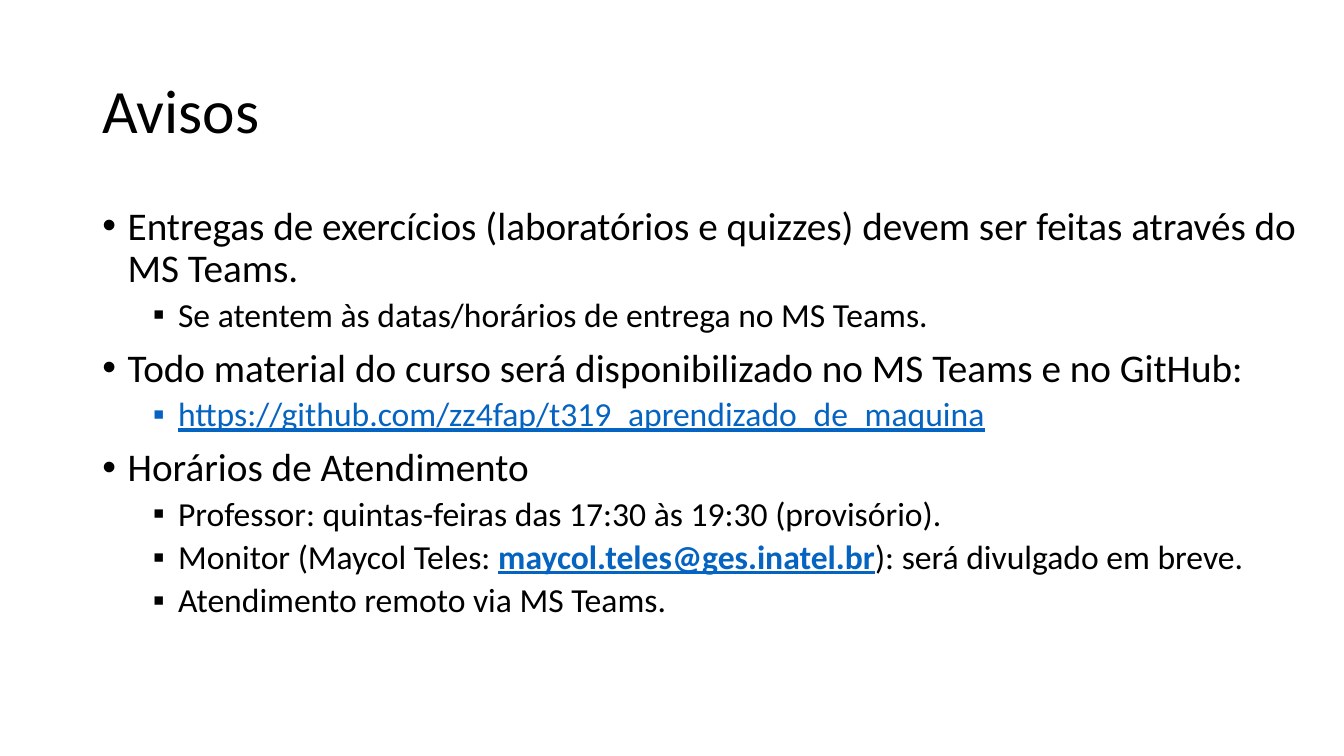
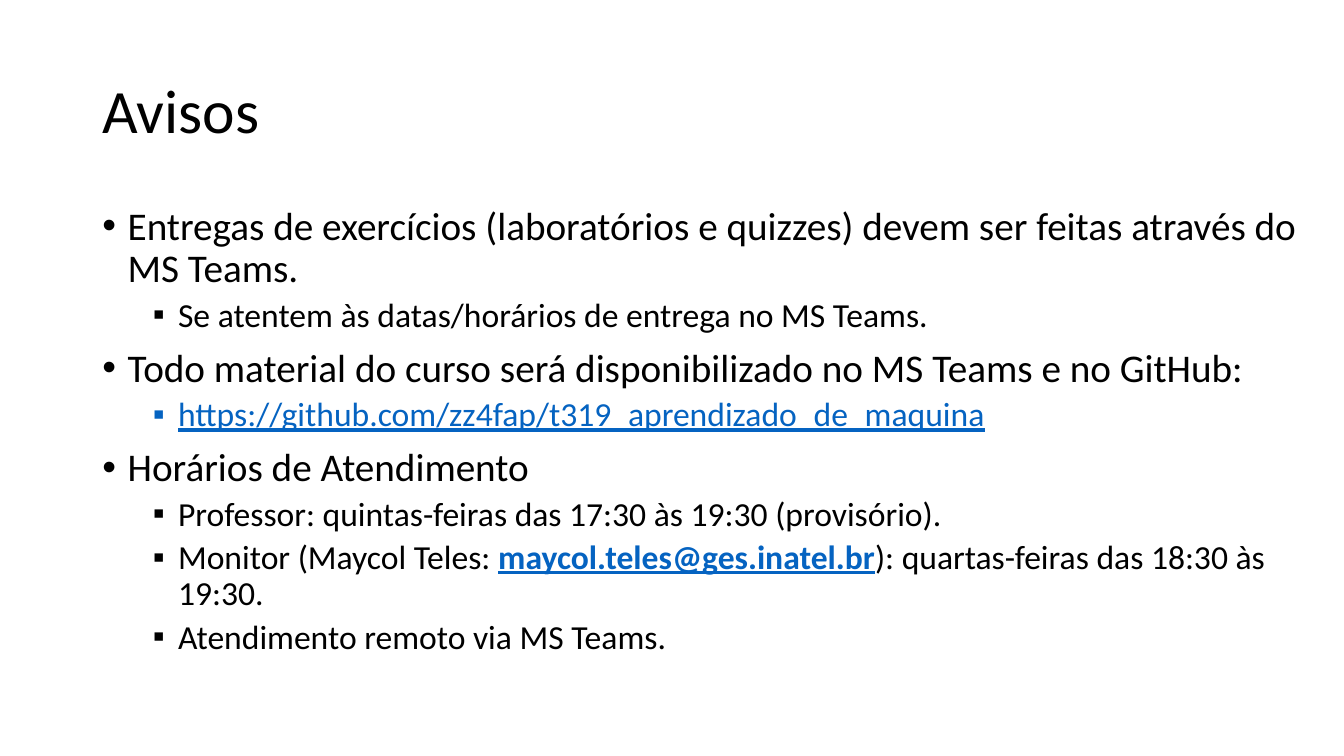
Before and after one commit to zz4fap/t319_aprendizado_de_maquina, a slide deck: slide 26 of slides/T319_Introdução.pptx. Drawn at 1344x756 pixels with LibreOffice and Linux fonts; fonts in the diff are those of the drawing. Boxes give left, top, right and bottom in pixels: in the first picture for what was removed or moved away, otherwise in the second. Text is boxed around its words. In the diff, an @@ line names an element or a change of style, - is before the commit and + after.

```diff
--- a/slides/T319_Introdução.pptx
+++ b/slides/T319_Introdução.pptx
@@ text at [178, 544, 1265, 606]: text changed @@
-  ▪ Monitor (Maycol Teles: maycol.teles@ges.inatel.br): será divulgado em breve.
+  ▪ Monitor (Maycol Teles: maycol.teles@ges.inatel.br): quartas-feiras das 18:30 às 19:30.
```
Also in this commit, not shown: 1 other file.
